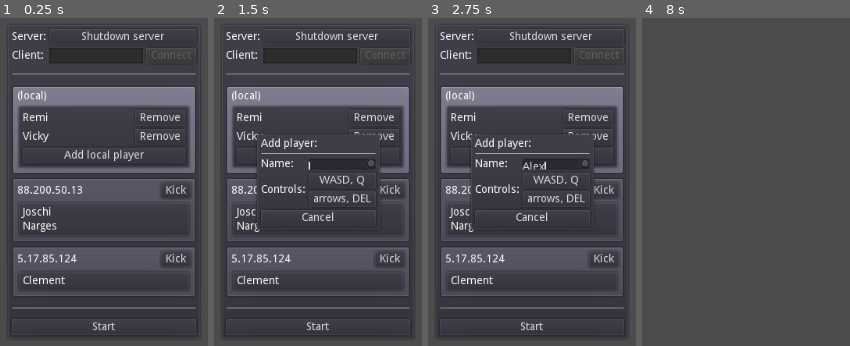
Above: before the commit, frames 1-4 (left to right).
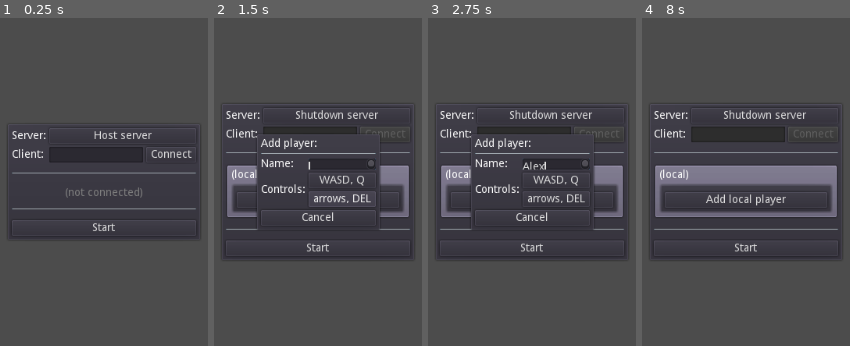
Above: after the commit, the same moments.

Repository: remram44/godot-multiplayer-example
Game: Godot game, scene res://World.tscn
The game is run twice, just before and just after one commit, with the same random seed, the same clock (stepped at 60 frames per second) and the same inputs.
Inputs (mouse positions are in pixels of both pictures, inside the frame that each line leads up to):
- Up to frame 1 (0.25 s): no input
- Up to frame 2 (1.5 s): click "Shutdown server" (after the commit: "Host server") at 0.5 s; click "Add local player" at 1.25 s
- Up to frame 3 (2.75 s): click (554, 165) at 2.02 s; type "Alex" at 2.1 s
- Up to frame 4 (8 s): click "WASD, Q" at 2.75 s; click "Start" at 3.5 s; tap Enter at 4.25, 5.75, 7.25 s; tap Space at 5, 6.5 s; tap Escape (show_menu, bound only after the commit) at 7.9 s

The runs differ from the first frame. In frame 1, 26% of the frame differs, in the area x 4-96%, y 3-98%; in frame 2, 23%; in frame 3, 23%; in frame 4, 15%.

Commit message:
Implement initial sync

Diff:
--- a/Character.gd
+++ b/Character.gd
@@ -6,6 +6,8 @@
 const JUMP_SPEED = 6.0
 const WALK_RATIO = 0.05
 const WALK_SPEED = 5.0
+
+var controlling_peer_id = null
 
 var movement = Vector3()
 var jump = false
@@ -50,3 +52,8 @@
 	translation = r_position
 	speed = r_speed
 	movement = r_movement
+
+master func set_input(new_movement, new_jump):
+	if not get_tree().has_network_peer() or get_tree().get_rpc_sender_id() == controlling_peer_id:
+		movement = new_movement
+		jump = jump or new_jump  # Make sure we jump at least once
--- a/Player.gd
+++ b/Player.gd
@@ -14,9 +14,15 @@
 
 func _physics_process(_delta):
 	if character != null and controls != null:
-		character.movement = Vector3()
-		character.movement.x += Input.get_action_strength("%s_right" % controls)
-		character.movement.x -= Input.get_action_strength("%s_left" % controls)
-		character.movement.z += Input.get_action_strength("%s_down" % controls)
-		character.movement.z -= Input.get_action_strength("%s_up" % controls)
-		character.jump = Input.is_action_just_pressed("%s_jump" % controls)
+		var movement = Vector3()
+		movement.x += Input.get_action_strength("%s_right" % controls)
+		movement.x -= Input.get_action_strength("%s_left" % controls)
+		movement.z += Input.get_action_strength("%s_down" % controls)
+		movement.z -= Input.get_action_strength("%s_up" % controls)
+		var jump = Input.is_action_just_pressed("%s_jump" % controls)
+
+		if get_tree().has_network_peer():
+			# FIXME: Does this work if it's our ID? Does it need '~sync'?
+			character.rpc_id(1, "set_input", movement, jump)
+		else:
+			character.set_input(movement, jump)
--- a/UI.gd
+++ b/UI.gd
@@ -6,14 +6,12 @@
 signal req_add_player(player_name, controls)
 signal req_remove_player(player_name)
 signal req_kick_client(client_id)
-signal req_start()
 
 onready var host_button = $VBoxContainer/Grid/ServerButton
 onready var connect_button = $VBoxContainer/Grid/HBoxContainer/ConnectButton
 onready var address_textbox = $VBoxContainer/Grid/HBoxContainer/AddressInput
 onready var clients_list = $VBoxContainer/Clients
 onready var not_connected_label = $VBoxContainer/NotConnected
-onready var start_control = $VBoxContainer/StartControl
 
 var UiClient = preload("res://UiClient.tscn")
 
@@ -27,7 +25,6 @@
 	connect_button.disabled = true
 	address_textbox.readonly = true
 	not_connected_label.visible = false
-	start_control.visible = true
 
 func connected(address):
 	_reset()
@@ -50,26 +47,33 @@
 	connect_button.text = "Connect"
 	connect_button.disabled = false
 	not_connected_label.visible = true
-	start_control.visible = false
 	clients = {}
 	for child in clients_list.get_children():
 		child.queue_free()
 
 func add_client(client_id, address, is_self):
-	var client = UiClient.instance()
-	client.setup(client_id, address, mode, is_self)
-	clients[client_id] = client
-	clients_list.add_child(client)
-	client.connect("req_add_player", self, "_on_req_add_player")
-	client.connect("req_remove_player", self, "_on_req_remove_player")
-	client.connect("req_kick_client", self, "_on_req_kick_client")
+	var client
+	if clients.has(client_id):
+		client = clients[client_id]
+		client.setup(client_id, address, mode, is_self)
+	else:
+		client = UiClient.instance()
+		client.setup(client_id, address, mode, is_self)
+		clients[client_id] = client
+		clients_list.add_child(client)
+		client.connect("req_add_player", self, "_on_req_add_player")
+		client.connect("req_remove_player", self, "_on_req_remove_player")
+		client.connect("req_kick_client", self, "_on_req_kick_client")
 
 func remove_client(client_id):
-	var client = clients[client_id]
-	clients.erase(client_id)
-	client.queue_free()
+	if clients.has(client_id):
+		var client = clients[client_id]
+		clients.erase(client_id)
+		client.queue_free()
 
 func add_player(client_id, player_name):
+	if not clients.has(client_id):
+		add_client(client_id, null, false)
 	var client = clients[client_id]
 	client.add_player(player_name)
 
@@ -99,4 +103,4 @@
 		emit_signal("req_connect", address_textbox.text)
 
 func _on_start_pressed():
-	emit_signal("req_start")
+	visible = false
--- a/UI.tscn
+++ b/UI.tscn
@@ -22,7 +22,7 @@
 margin_left = 7.0
 margin_top = 7.0
 margin_right = 243.0
-margin_bottom = 97.0
+margin_bottom = 145.0
 __meta__ = {
 "_edit_use_anchors_": false
 }
@@ -47,7 +47,7 @@
 margin_bottom = 20.0
 size_flags_horizontal = 3
 size_flags_vertical = 3
-text = "Shutdown server"
+text = "Host server"
 
 [node name="ClientLabel" type="Label" parent="VBoxContainer/Grid"]
 margin_top = 27.0
@@ -67,7 +67,6 @@
 rect_min_size = Vector2( 120, 0 )
 size_flags_horizontal = 3
 size_flags_vertical = 3
-readonly = true
 
 [node name="ConnectButton" type="Button" parent="VBoxContainer/Grid/HBoxContainer"]
 margin_left = 124.0
@@ -75,7 +74,6 @@
 margin_bottom = 20.0
 size_flags_horizontal = 3
 size_flags_vertical = 3
-disabled = true
 text = "Connect"
 __meta__ = {
 "_edit_use_anchors_": false
@@ -100,22 +98,17 @@
 text = "(not connected)"
 align = 1
 
-[node name="StartControl" type="VBoxContainer" parent="VBoxContainer"]
-visible = false
+[node name="HSeparator2" type="HSeparator" parent="VBoxContainer"]
 margin_top = 94.0
 margin_right = 236.0
-margin_bottom = 138.0
-
-[node name="HSeparator" type="HSeparator" parent="VBoxContainer/StartControl"]
-margin_right = 236.0
-margin_bottom = 20.0
+margin_bottom = 114.0
 custom_constants/separation = 20
 
-[node name="Start" type="Button" parent="VBoxContainer/StartControl"]
-margin_top = 24.0
+[node name="Start" type="Button" parent="VBoxContainer"]
+margin_top = 118.0
 margin_right = 236.0
-margin_bottom = 44.0
+margin_bottom = 138.0
 text = "Start"
 [connection signal="pressed" from="VBoxContainer/Grid/ServerButton" to="." method="_on_host_pressed"]
 [connection signal="pressed" from="VBoxContainer/Grid/HBoxContainer/ConnectButton" to="." method="_on_connect_pressed"]
-[connection signal="pressed" from="VBoxContainer/StartControl/Start" to="." method="_on_start_pressed"]
+[connection signal="pressed" from="VBoxContainer/Start" to="." method="_on_start_pressed"]
--- a/UiClient.gd
+++ b/UiClient.gd
@@ -26,6 +26,9 @@
 	self.address = address
 	self.mode = mode
 	self.is_self = is_self
+
+	if add_button != null:
+		_ready()
 
 func _ready():
 	if is_self:
--- a/World.gd
+++ b/World.gd
@@ -5,6 +5,7 @@
 
 var local_players = []
 var controls_to_player = {}
+var player_controls = {}
 
 func random_color():
 	return Color(rand_range(0.25, 1.0), rand_range(0.25, 1.0), rand_range(0.25, 1.0))
@@ -12,27 +13,70 @@
 func random_position():
 	return Vector3(rand_range(-10, 10.0), 0.0, rand_range(-10, 10.0))
 
-func add_local_player(controls):
+master func add_player(player_name):
+	var client_id = get_tree().get_rpc_sender_id()
+	var position = random_position()
+	var color = random_color()
+	rpc("player_added", client_id, player_name, position, color)
+
+remotesync func player_added(client_id, player_name, position, color):
+	print("Player added: %s %s" % [client_id, player_name])
+	$UI.add_player(client_id, player_name)
+
 	var character = Character.instance()
-	character.translation = random_position()
-	character.color = random_color()
+	character.translation = position
+	character.color = color
+	character.controlling_peer_id = client_id
+	character.name = "%d,%s" % [client_id, player_name]
 	add_child(character)
-	var player = Player.instance()
-	player.controls = controls
-	$Players.add_child(player)
-	player.character = character
 
-	local_players.append(player)
-	controls_to_player[controls] = player
+	if client_id == get_tree().get_network_unique_id():
+		var controls = player_controls[player_name]
+		var player = Player.instance()
+		player.controls = controls
+		player.name = "%d,%s" % [client_id, player_name]
+		$Players.add_child(player)
+		player.character = character
 
-	for i in len(local_players):
-		local_players[i].anchor_top = 1.0 / len(local_players) * i
-		local_players[i].anchor_bottom = 1.0 / len(local_players) * (i + 1)
+		local_players.append(player)
+		controls_to_player[controls] = player
+
+		for i in len(local_players):
+			local_players[i].anchor_top = 1.0 / len(local_players) * i
+			local_players[i].anchor_bottom = 1.0 / len(local_players) * (i + 1)
+
+master func remove_player(player_name):
+	var client_id = get_tree().get_rpc_sender_id()
+	rpc("player_removed", client_id, player_name)
+
+remotesync func player_removed(client_id, player_name):
+	print("Player removed: %s %s" % [client_id, player_name])
+	$UI.remove_player(client_id, player_name)
+
+	get_node("%d,%s" % [client_id, player_name]).queue_free()
+	var player = $Players.get_node("%d,%s" % [client_id, player_name])
+	if player:
+		controls_to_player.erase(player.controls)
+		player_controls.erase(player_name)
+		local_players.erase(player)
+		player.queue_free()
+
+		for i in len(local_players):
+			local_players[i].anchor_top = 1.0 / len(local_players) * i
+			local_players[i].anchor_bottom = 1.0 / len(local_players) * (i + 1)
 
 func _ready():
 	randomize()
 
+	get_tree().connect("connected_to_server", self, "_on_connect")
+	get_tree().connect("connection_failed", self, "_on_disconnect")
+	get_tree().connect("server_disconnected", self, "_on_disconnect")
+	get_tree().connect("network_peer_connected", self, "_on_peer_connected")
+	get_tree().connect("network_peer_disconnected", self, "_on_peer_disconnected")
+
 	if true:
+		pass
+	elif true:
 		$UI.hosted_server()
 		$UI.add_client(1, null, true)
 		$UI.add_client(42, "88.200.50.13", false)
@@ -53,29 +97,92 @@
 		$UI.add_client(50, "5.17.85.124", false)
 		$UI.add_player(50, "Clement")
 
-func _process(_delta):
-	for controls in ["key1", "key2"]:
-		if Input.is_action_just_pressed("%s_jump" % controls):
-			if not controls_to_player.has(controls):
-				add_local_player(controls)
+func _physics_process(_delta):
+	if Input.is_action_just_pressed("show_menu"):
+		$UI.visible = true
 
 func _on_req_host_server():
 	print("req: host server")
+	var peer = NetworkedMultiplayerENet.new()
+	peer.create_server(4148, 16)
+	get_tree().network_peer = peer
+	$UI.hosted_server()
+	$UI.add_client(1, null, true)
 
 func _on_req_connect(address):
 	print("req: connect %s" % address)
+	var peer = NetworkedMultiplayerENet.new()
+	var err = peer.create_client(address, 4148)
+	if err:
+		return
+	get_tree().network_peer = peer
+	$UI.connected(address)
 
 func _on_req_disconnect():
 	print("req: disconnect")
+	get_tree().network_peer = null
+	$UI.disconnected()
 
 func _on_req_kick_client(client_id):
 	print("req: kick client %s" % client_id)
+	get_tree().network_peer.disconnect_peer(client_id)
 
 func _on_req_add_player(player_name, controls):
 	print("req: add player %s %s" % [player_name, controls])
+	if controls_to_player.has(player_name):
+		rpc_id(1, "remove_player", player_name)
+	player_controls[player_name] = controls
+	rpc_id(1, "add_player", player_name)
 
 func _on_req_remove_player(player_name):
 	print("req: remove player %s" % player_name)
+	rpc_id(1, "remove_player", player_name)
 
-func _on_req_start():
-	$UI.visible = false
+func _on_connect():
+	print("Connected to server, we're peer %d" % get_tree().get_network_unique_id())
+	var client_id = get_tree().get_network_unique_id()
+	$UI.add_client(client_id, null, true)
+
+func _on_disconnect():
+	print("Disconnected")
+	get_tree().network_peer = null
+	$UI.disconnected()
+	for player in $Players.get_children():
+		player.queue_free()
+	local_players = []
+	controls_to_player = {}
+	player_controls = {}
+
+func _on_peer_connected(client_id):
+	print("Peer connected: %s" % client_id)
+	var address = "(unknown)"
+	if is_network_master():
+		address = get_tree().network_peer.get_peer_address(client_id)
+	elif client_id == 1:
+		address = "(server)"
+	$UI.add_client(client_id, address, false)
+
+	if is_network_master():
+		for character in get_children():
+			var node_name = character.name
+			var idx = node_name.find(",")
+			if idx == -1:
+				continue
+			var player_client_id = int(node_name.left(idx))
+			var player_name = node_name.right(idx + 1)
+			print("Sending player to new peer: %d %s" % [player_client_id, player_name])
+			rpc_id(client_id, "player_added", player_client_id, player_name, character.translation, character.color)
+
+func _on_peer_disconnected(client_id):
+	print("Peer disconnected: %s" % client_id)
+	$UI.remove_client(client_id)
+
+	var prefix = "%d," % client_id
+	for player in $Players.get_children():
+		if player.name.left(len(prefix)) == prefix:
+			print("Removing player from disconnected peer: %s" % player.name)
+			player.queue_free()
+	for character in get_children():
+		if character.name.left(len(prefix)) == prefix:
+			print("Removing character from disconnected peer: %s" % character.name)
+			character.queue_free()
--- a/World.tscn
+++ b/World.tscn
@@ -31,4 +31,3 @@
 [connection signal="req_host_server" from="UI" to="." method="_on_req_host_server"]
 [connection signal="req_kick_client" from="UI" to="." method="_on_req_kick_client"]
 [connection signal="req_remove_player" from="UI" to="." method="_on_req_remove_player"]
-[connection signal="req_start" from="UI" to="." method="_on_req_start"]
--- a/project.godot
+++ b/project.godot
@@ -71,6 +71,11 @@
 "events": [ Object(InputEventKey,"resource_local_to_scene":false,"resource_name":"","device":0,"alt":false,"shift":false,"control":false,"meta":false,"command":false,"pressed":false,"scancode":16777224,"unicode":0,"echo":false,"script":null)
  ]
 }
+show_menu={
+"deadzone": 0.5,
+"events": [ Object(InputEventKey,"resource_local_to_scene":false,"resource_name":"","device":0,"alt":false,"shift":false,"control":false,"meta":false,"command":false,"pressed":false,"scancode":16777217,"unicode":0,"echo":false,"script":null)
+ ]
+}
 
 [rendering]
 
